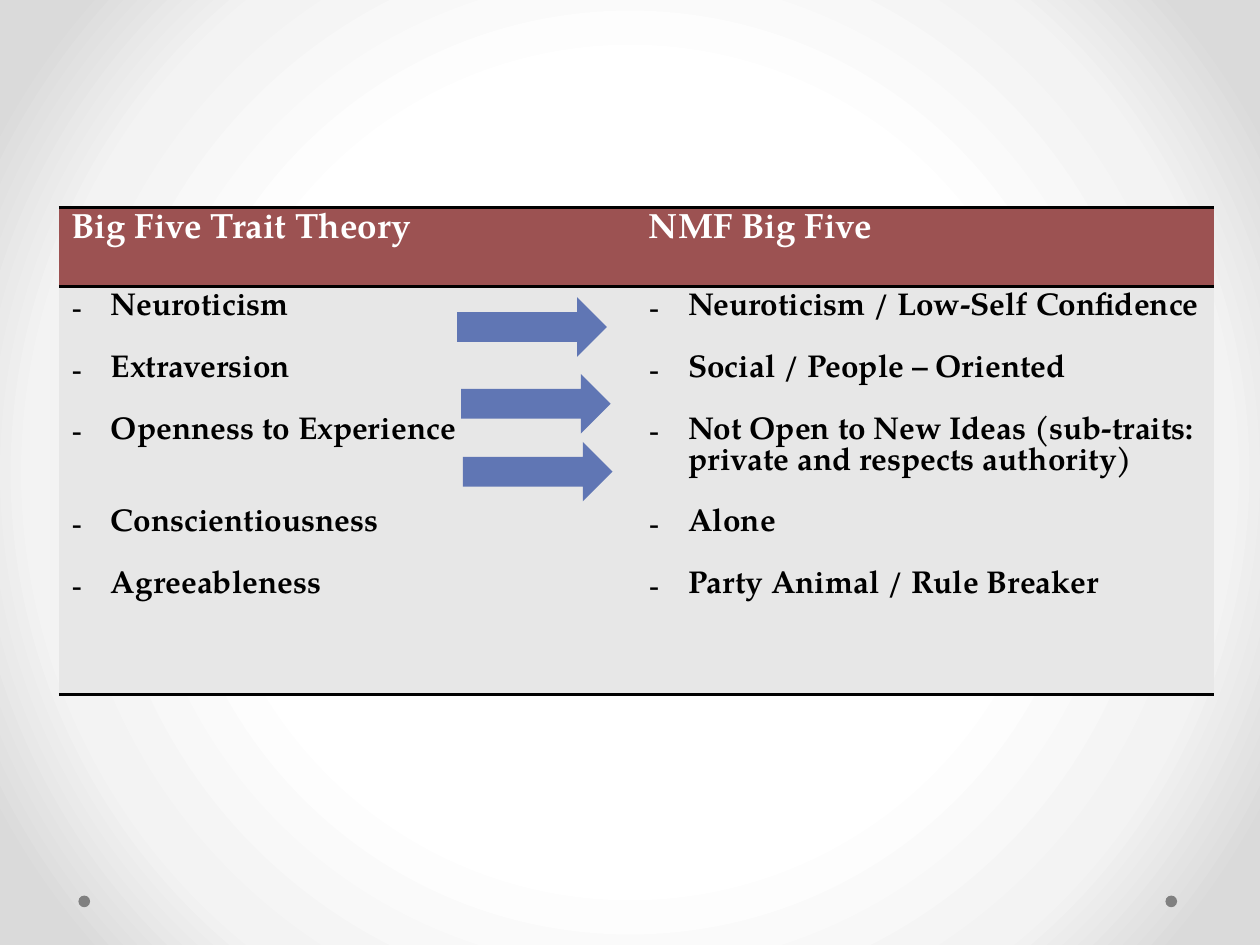
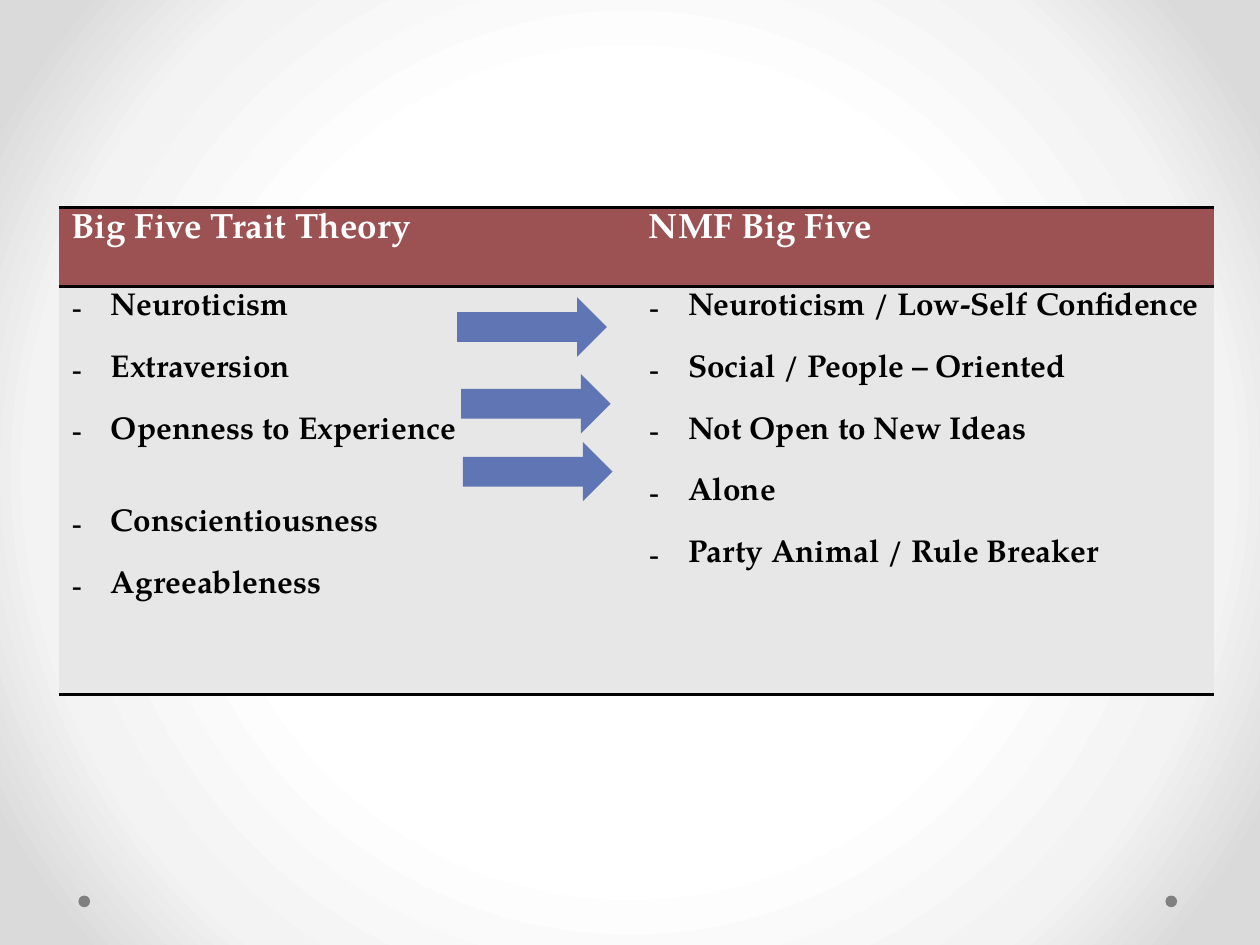
Before and after one commit to alacrity28/personality, a slide deck: slide 6 of presentation_ErinWolpert.pptx (slide 2 before the commit). Drawn at 1260x945 pixels with LibreOffice and Linux fonts; fonts in the diff are those of the drawing. Boxes give left, top, right and bottom in pixels: in the first picture for what was removed or moved away, otherwise in the second. Text is boxed around its words. In the diff, an @@ line names an element or a change of style, - is before the commit and + after.

```diff
--- a/presentation_ErinWolpert.pptx
+++ b/presentation_ErinWolpert.pptx
@@ table at [59,208,1213,716] @@
-row 2, column 2: Neuroticism / Low-Self Confidence / Social / People – Oriented / Not Open to New Ideas (sub-traits: private and respects authority) / Alone / Party Animal / Rule Breaker
+row 2, column 2: Neuroticism / Low-Self Confidence / Social / People – Oriented / Not Open to New Ideas / Alone / Party Animal / Rule Breaker
```
Also in this commit, not shown: 2 other slides changed, 2 slides added, 1 slide removed, 12 other files.
